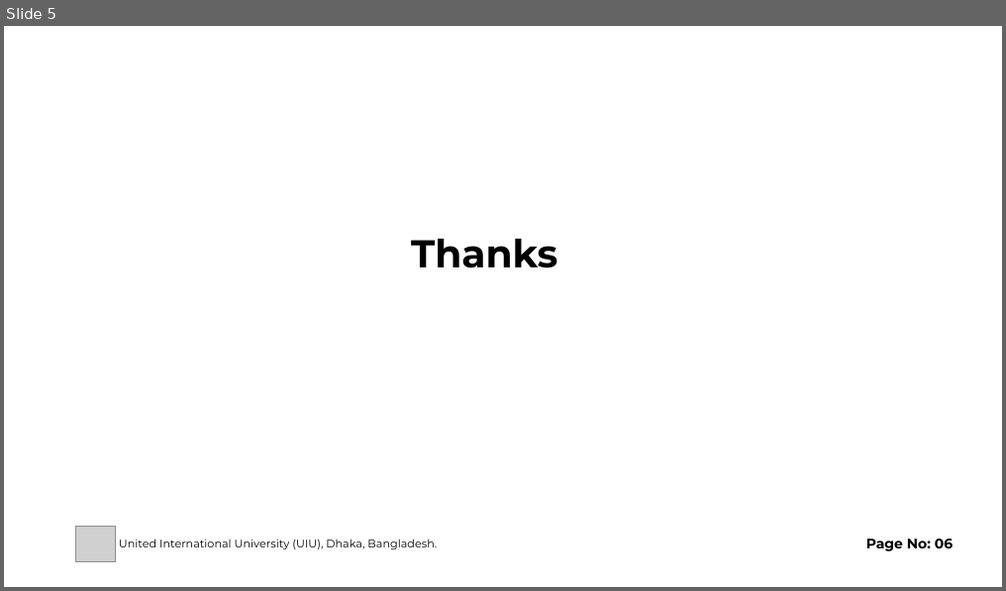
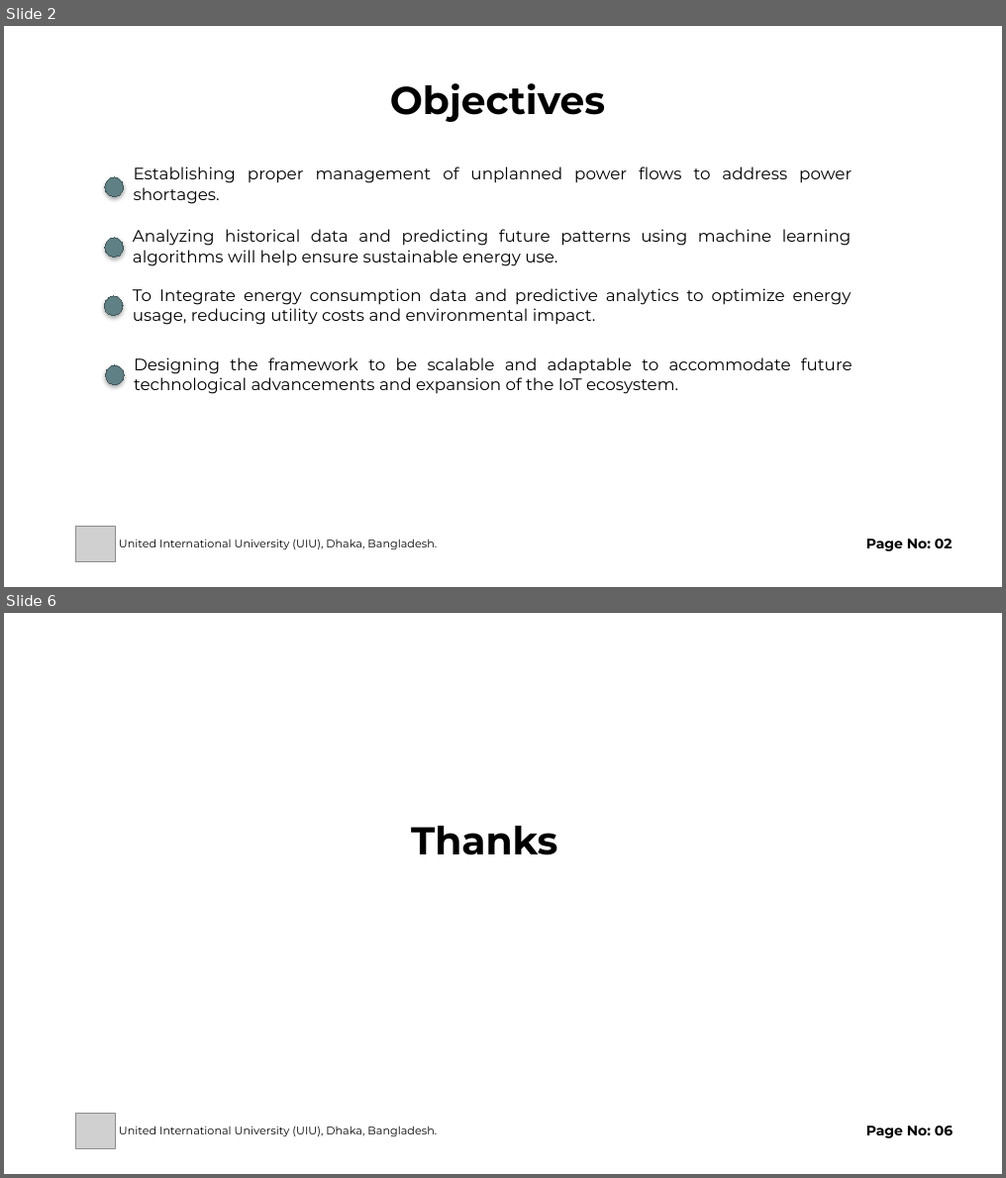
Before and after one commit to rayhanalshorif133/MSCSE-UIU, a slide deck: CSE-6093-RMTW/2. Introduction,_Motivation_Background_and_Problem Statement.pptx. Shown one above the other, each under a label of ours: slide 5 before the commit, slides 2 and 6 after it; the slides between them are not shown. The pictures are 1006x591 and 1006x1178 pixels, drawn with LibreOffice and Linux fonts; fonts in the diff are those of the drawing; grey boxes stand for pictures. Boxes give left, top, right and bottom in pixels: in the first picture for what was removed or moved away, otherwise in the second. Text is boxed around its words. In the diff, an @@ line names an element or a change of style, - is before the commit and + after.

```diff
--- a/CSE-6093-RMTW/2. Introduction,_Motivation_Background_and_Problem Statement.pptx
+++ b/CSE-6093-RMTW/2. Introduction,_Motivation_Background_and_Problem Statement.pptx
@@ slide 2 added at box(4, 26, 1002, 587), background #FFFFFF @@
@@ text added at box(390, 83, 605, 122), 28 pt, text #000000, bold @@
+Objectives
@@ text added at box(134, 167, 851, 204), 12 pt, text #000000 @@
+Establishing proper management of unplanned power flows to address power shortages.
@@ ellipse added at box(105, 177, 124, 197), fill #5F8084, outline #3F5658 0.75 pt @@
@@ text added at box(133, 229, 851, 267), 12 pt, text #000000 @@
+Analyzing historical data and predicting future patterns using machine learning algorithms will help ensure sustainable energy use.
@@ ellipse added at box(105, 238, 124, 258), fill #5F8084, outline #3F5658 0.75 pt @@
@@ text added at box(133, 288, 851, 325), 12 pt, text #000000 @@
+To Integrate energy consumption data and predictive analytics to optimize energy usage, reducing utility costs and environmental impact.
@@ ellipse added at box(104, 296, 123, 316), fill #5F8084, outline #3F5658 0.75 pt @@
@@ ellipse added at box(106, 366, 125, 385), fill #5F8084, outline #3F5658 0.75 pt @@
@@ text added at box(134, 358, 852, 394), 12 pt, text #000000 @@
+Designing the framework to be scalable and adaptable to accommodate future technological advancements and expansion of the IoT ecosystem.
@@ picture added at box(76, 526, 115, 562) @@
@@ text added at box(119, 539, 437, 551), 8 pt, text #000000 @@
+United International University (UIU), Dhaka, Bangladesh.
@@ text added at box(866, 539, 952, 552), 10 pt, text #000000, bold @@
+Page No: 02
@@ what was slide 5 is now slide 6 @@
```
Also in this commit, not shown: 4 slides changed, 1 other file.
